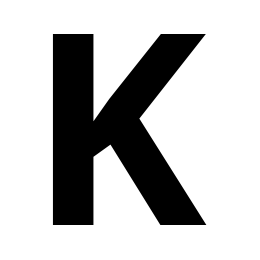
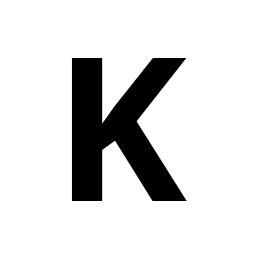
Comparing the layer stacks of the two (260, 260) images. Changes:
painted on "K" over box(52, 34, 207, 225)
added layer "Layer 1" over box(52, 34, 207, 225)
